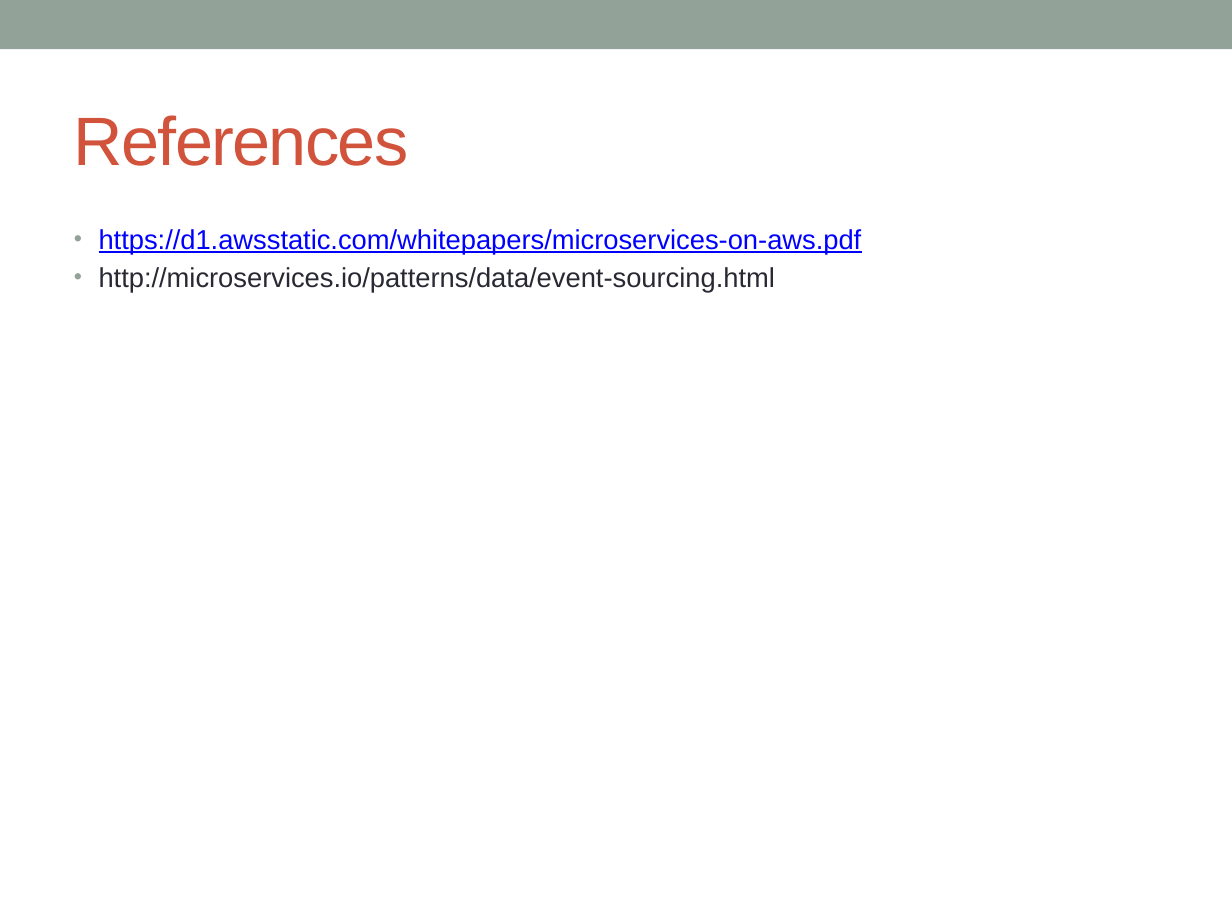
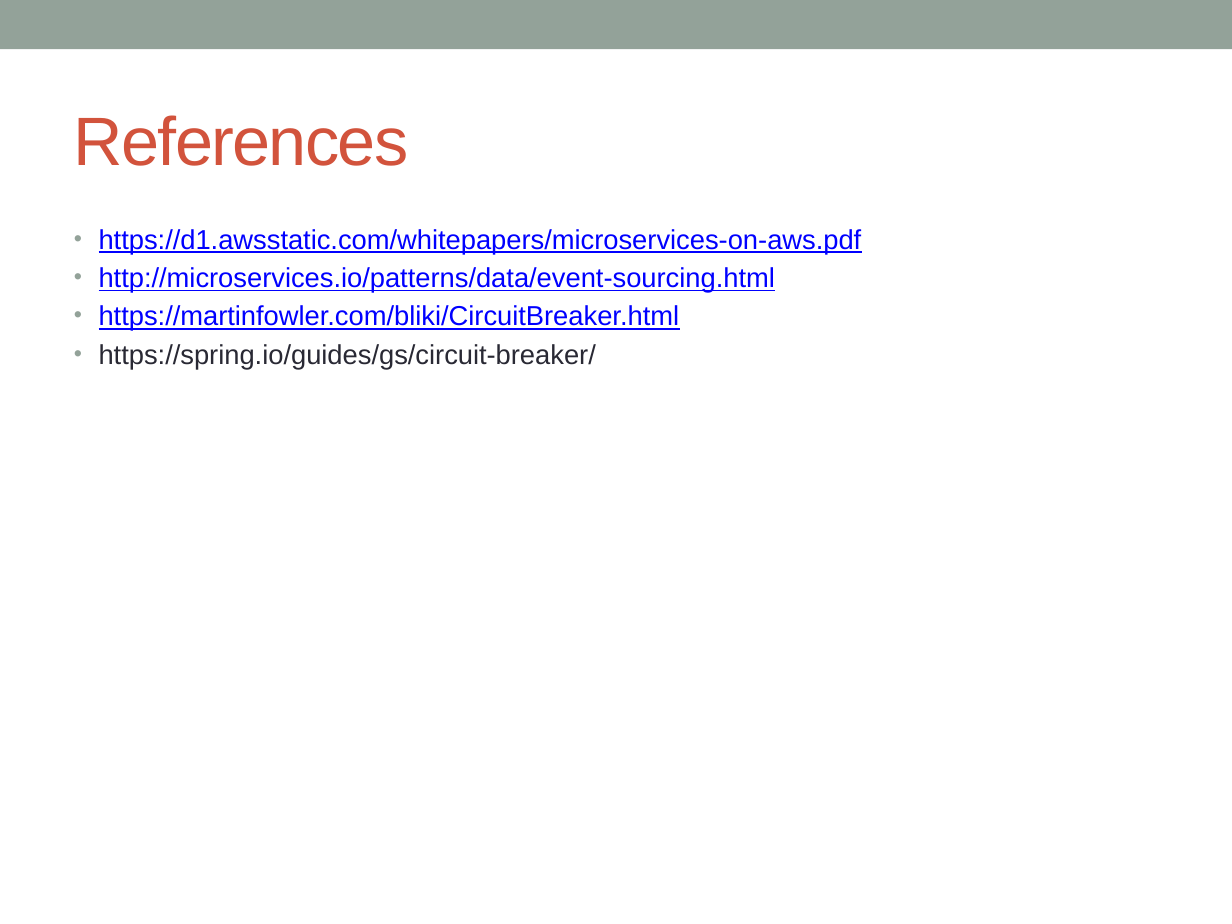
Before and after one commit to notionquest/ProjectDocumentation, a slide deck: slide 25 of Microservices_using_AWS.pptx (slide 14 before the commit). Drawn at 1232x924 pixels with LibreOffice and Linux fonts; fonts in the diff are those of the drawing. Boxes give left, top, right and bottom in pixels: in the first picture for what was removed or moved away, otherwise in the second. Text is boxed around its words. In the diff, an @@ line names an element or a change of style, - is before the commit and + after.

```diff
--- a/Microservices_using_AWS.pptx
+++ b/Microservices_using_AWS.pptx
@@ text at bbox=[99, 267, 775, 293]: text colour #292934 to #0000FF, underline on in "http://microservices.io/patterns/data/event-sourcing.html" @@
@@ text at bbox=[99, 305, 680, 369]: paragraphs added @@
+• https://martinfowler.com/bliki/CircuitBreaker.html
+• https://spring.io/guides/gs/circuit-breaker/
```
Also in this commit, not shown: 11 slides added.
